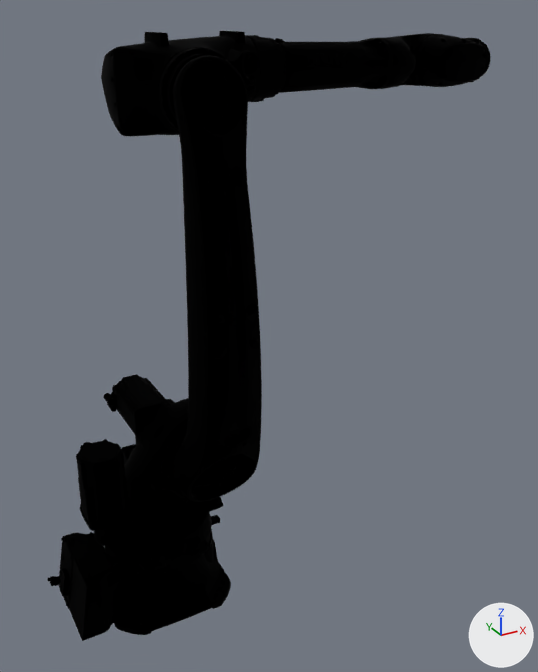
Before and after pictures for a commit that changed the glTF model Assets/Robots/KUKA/IontechKR50R2500.glb.
Rendered twice from a 50 mm camera at (-0.75, -2.25, 2.09) aimed at (0.49, -0.01, 0.97). The lights are fixed; the arrows at lower right show +X, +Y and +Z.
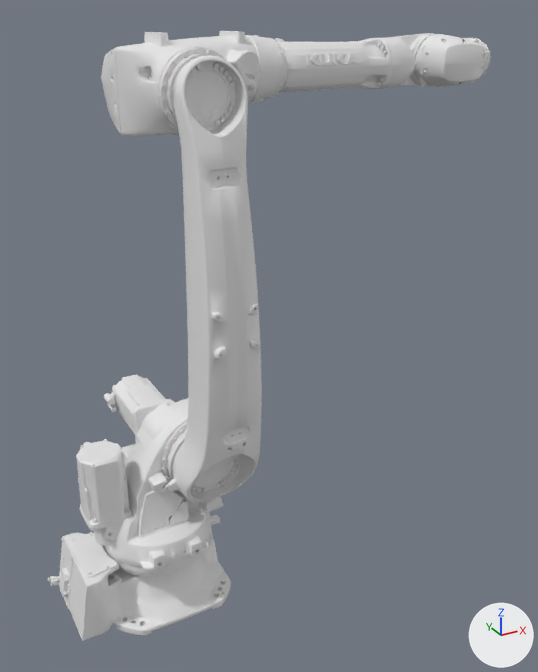
Where the change shows, as pixel boxes (x1, y1, x2, y2) in the pictures (538 x 672 px):
'Mesh_14', recoloured (black to grey): (165, 55, 262, 502) in both
'Mesh_17', recoloured (black to grey): (47, 532, 231, 641) in both
'Mesh_15', recoloured (black to white): (80, 398, 223, 571) in both
'Mesh_10', recoloured (black to grey): (101, 31, 279, 137) in both
'Mesh_7', recoloured (black to white): (76, 374, 226, 577) in both
'Mesh_6', recoloured (black to grey): (275, 33, 434, 93) in both
'Mesh_8', recoloured (black to grey): (416, 34, 485, 87) in both
'Mesh_13', recoloured (black to grey): (150, 38, 287, 130) in both
'Mesh_16', recoloured (black to grey): (168, 63, 239, 492) in both
'Mesh_12', recoloured (black to grey): (282, 34, 434, 89) in both

The change, as a list of edits to the scene's bpy script:
```text
Change me_mesh_6:
    where me_mesh_6.from_pydata(...)  # 2690 vertices, 4991 faces; spans x 0.515..1.303, y -0.087..0.143, z 1.822..2.008
    remove me_mesh_6.materials.append(mat_material_0)  # black #000000
Change me_mesh_7:
    where me_mesh_7.from_pydata(...)  # 2251 vertices, 4106 faces; spans x -0.267..0.338, y -0.203..0.394, z 0.17..0.739
    remove me_mesh_7.materials.append(mat_material_0)  # black #000000
Change me_mesh_8:
    where me_mesh_8.from_pydata(...)  # 1188 vertices, 2291 faces; spans x 1.118..1.35, y -0.124..0.078, z 1.823..2.007
    remove me_mesh_8.materials.append(mat_material_0)  # black #000000
Change me_mesh_10:
    where me_mesh_10.from_pydata(...)  # 2239 vertices, 4305 faces; spans x -0.028..0.475, y -0.175..0.246, z 1.706..2.027
    remove me_mesh_10.materials.append(mat_material_0)  # black #000000
Change me_mesh_12:
    where me_mesh_12.from_pydata(...)  # 1012 vertices, 1571 faces; spans x 0.502..1.302, y -0.079..0.114, z 1.823..2.007
    remove me_mesh_12.materials.append(mat_material_0)  # black #000000
Change me_mesh_13:
    where me_mesh_13.from_pydata(...)  # 990 vertices, 1704 faces; spans x -0.024..0.522, y -0.19..0.211, z 1.736..2.014
    remove me_mesh_13.materials.append(mat_material_0)  # black #000000
Change me_mesh_14:
    where me_mesh_14.from_pydata(...)  # 2583 vertices, 4898 faces; spans x -0.01..0.32, y -0.37..-0.08, z 0.43..1.97
    remove me_mesh_14.materials.append(mat_material_0)  # black #000000
Change me_mesh_15:
    where me_mesh_15.from_pydata(...)  # 2617 vertices, 5000 faces; spans x -0.271..0.354, y -0.217..0.217, z 0.205..0.754
    remove me_mesh_15.materials.append(mat_material_0)  # black #000000
Change me_mesh_16:
    where me_mesh_16.from_pydata(...)  # 663 vertices, 918 faces; spans x 0.0..0.3, y -0.3..-0.11, z 0.45..1.96
    remove me_mesh_16.materials.append(mat_material_0)  # black #000000
Change me_mesh_17:
    where me_mesh_17.from_pydata(...)  # 2553 vertices, 4736 faces; spans x -0.406..0.24, y -0.24..0.24, z 0.0..0.255
    remove me_mesh_17.materials.append(mat_material_0)  # black #000000
```
